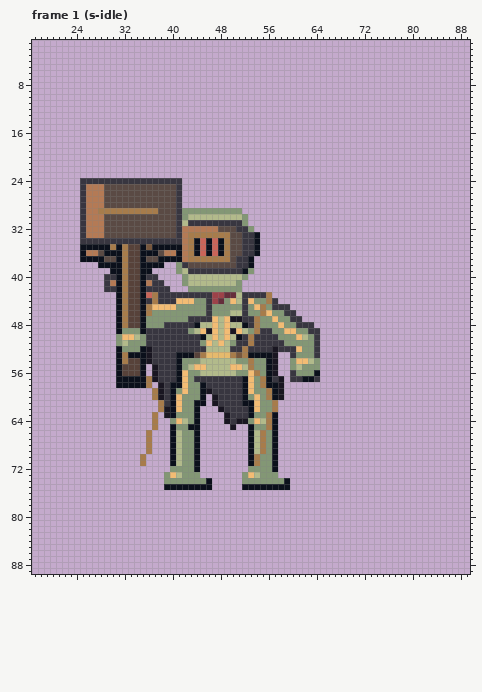
Pixel-art file -- art/enemy-forge-0.aseprite. Above: the version before the commit.
96x96 pixels, 128 frames. Shown: frame 1 (s-idle): x 17..89, y 1..89. The commit also changed other frames, which this record leaves out.
Now the later version:
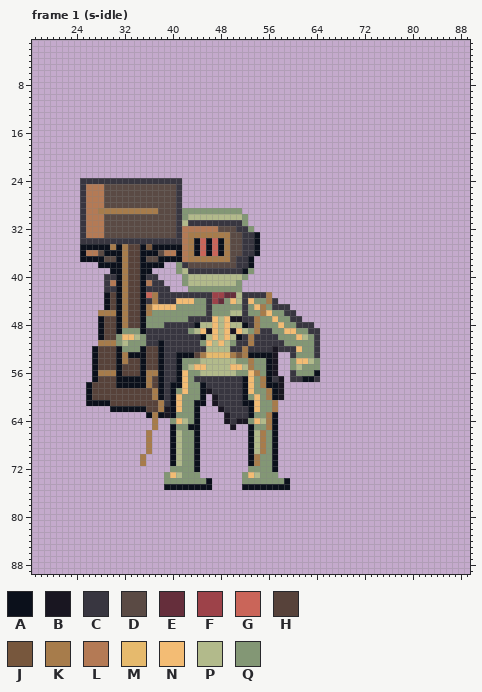
Palette (. is transparent): A #0b101b  B #191621  C #383640  D #5a4a44  E #652e3b  F #9d4249  G #ca6559  H #57423a  J #77573d  K #a77c4b  L #b47a55  M #e6ba6d  N #f3bc74  P #b2ba8b  Q #839775
The exact change:
Frame 1 (s-idle), layer "ink":
Colour A is added in rows 43 to 45 at x 29; in rows 47 to 50 at x 28; in rows 52 to 57 at x 27; in rows 58 to 60 at x 26; in row 61 at x 26 to 29; in row 62 at x 30 to 35.
Colour A is added in row 63 at x 36 and 38.
Colour A replaces colour B in rows 58 to 60 at x 38.
Colour A replaces colour C in rows 51 to 57 at x 38.
Colour H is added in rows 43 to 45 at x 30; in rows 47 to 50 at x 29 to 30; in rows 52 to 54 at x 28 to 30; in row 55 at x 28 to 30 and 36; in row 57 at x 28 to 30; in row 58 at x 27 to 30 and 37.
Colour H is added in rows 59 to 60 at x 27 to 36; in row 61 at x 30 to 37; in row 62 at x 36 to 37.
Colour H replaces colour B in rows 52 to 54 at x 36; in row 55 at x 37; in row 57 at x 37.
Colour H replaces colour C in rows 52 to 54 at x 37.
Colour K is added in row 46 at x 28 to 30; in row 51 at x 28 to 30; in row 56 at x 28 to 30 and 36.
Colour K replaces colour B in row 56 at x 37.
